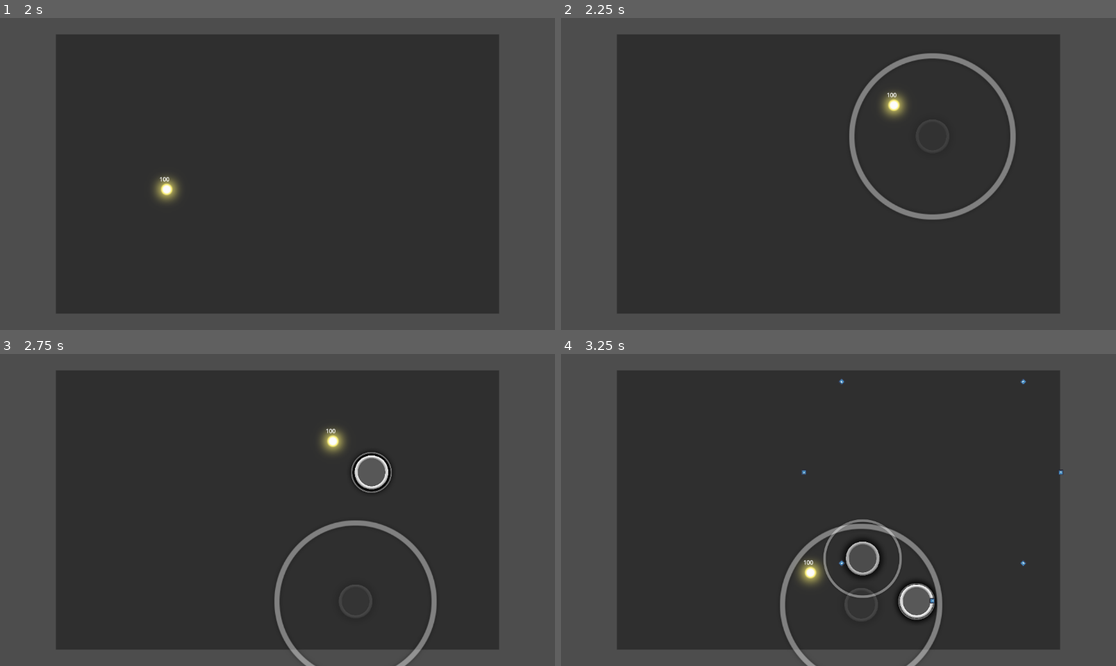
Above: before the commit, frames 1-4 (two rows, left to right).
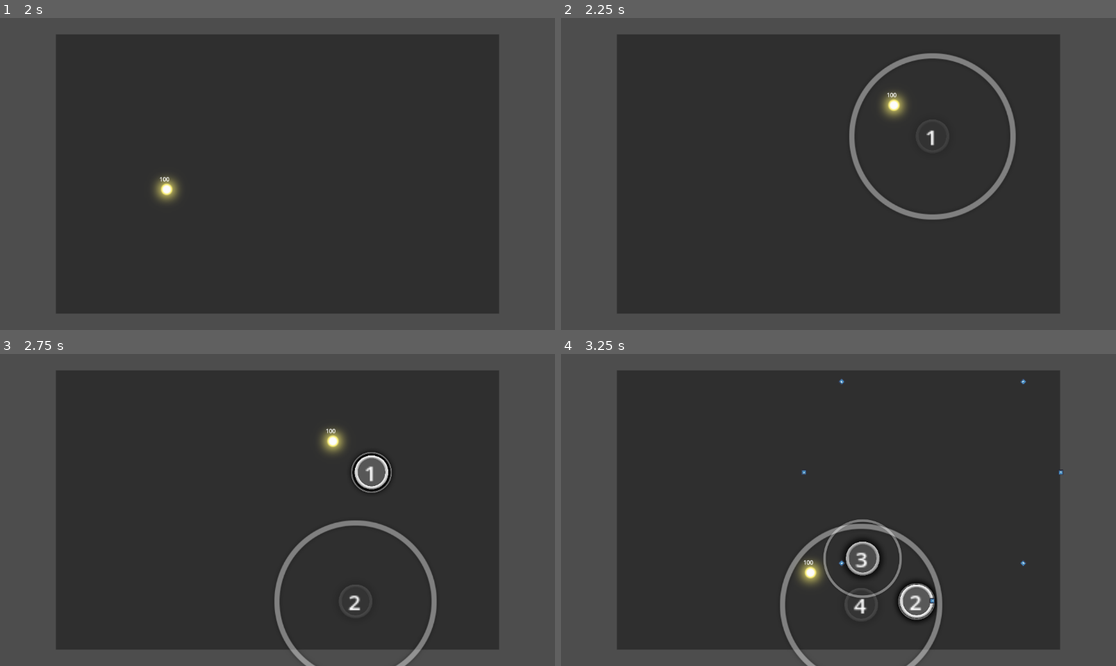
Above: after the commit, the same moments.

Repository: naixsu/Osu-Thingy
Game: Godot game, scene res://Scenes/Main.tscn
Two runs of this game, one before a commit and one after it. Both use one fixed random seed, a clock stepped at 60 frames per second and the inputs below. The engine's default icon, where the game draws it, is replaced by a stand-in: a white triangle on a blue panel in a dark square. Sound files missing from this copy of the repository are replaced by a short silence.
Inputs (mouse positions are in pixels of both pictures, inside the frame that each line leads up to):
- Up to frame 1 (2 s): tap Enter at 0.5 s; move the mouse to (399, 158) at 0.52 s; tap Space at 1.25 s; move the mouse to (166, 189) at 1.27 s
- Up to frame 2 (2.25 s): tap Enter at 2 s; move the mouse to (894, 105) at 2.02 s
- Up to frame 3 (2.75 s): no input
- Up to frame 4 (3.25 s): move the mouse to (810, 572) at 2.77 s

Frame 1 is identical in both runs. In frame 2, less than 0.1% of the frame differs, in the area x 65-68%, y 35-41%; in frame 3, 0.1%; in frame 4, 0.2%, in the area x 52-65%, y 63-84%.

Commit message:
added combo count

Diff:
--- a/Scenes/Note.tscn
+++ b/Scenes/Note.tscn
@@ -38,7 +38,6 @@
 one_shot = true
 
 [node name="Combo" type="Label" parent="."]
-visible = false
 anchors_preset = 8
 anchor_left = 0.5
 anchor_top = 0.5
--- a/Scripts/Main.gd
+++ b/Scripts/Main.gd
@@ -34,6 +34,7 @@
 var hitObjStart : float = 0.0
 var cursor : Node2D
 var isDead : bool = false
+var combo : int = 0
 
 # Called when the node enters the scene tree for the first time.
 func _ready():
@@ -314,6 +315,13 @@
 
 	note.global_position = scaledXY
 	note.scale = Vector2(circleSize - 1, circleSize - 1)
+
+	if type == 6 or type == 5:
+		combo = 1
+	else:
+		combo += 1
+
+	note.combo.text = str(combo)
 
 	#if type == 2 or type == 6:
 		#place_slider(obj)
